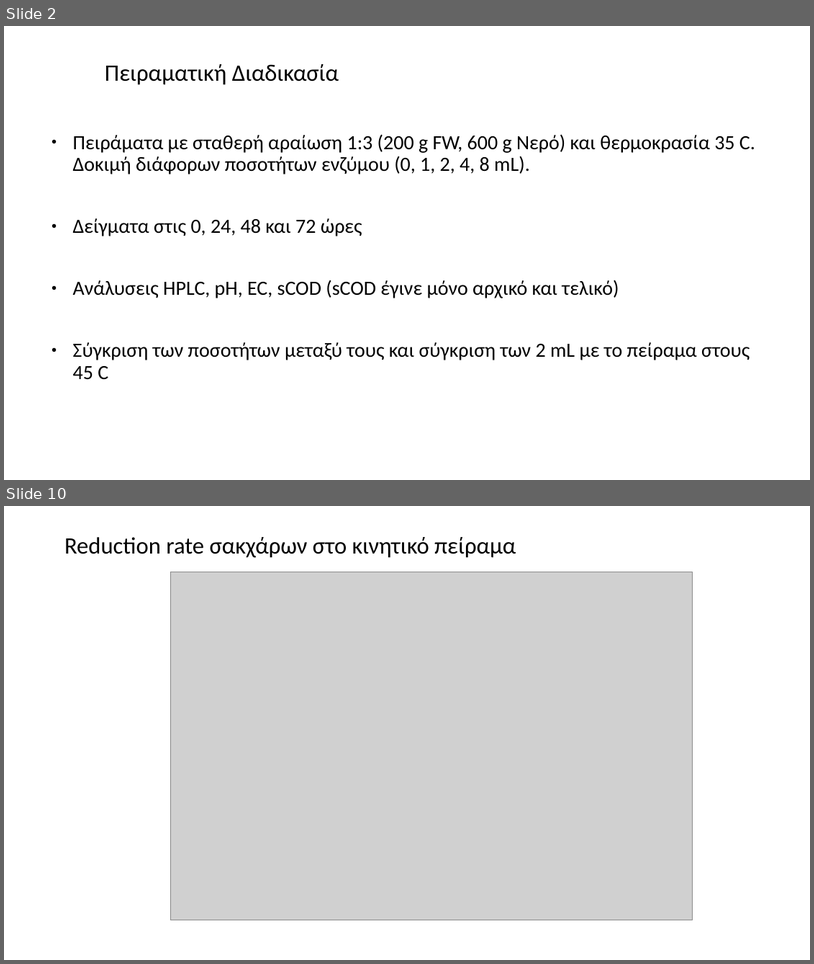
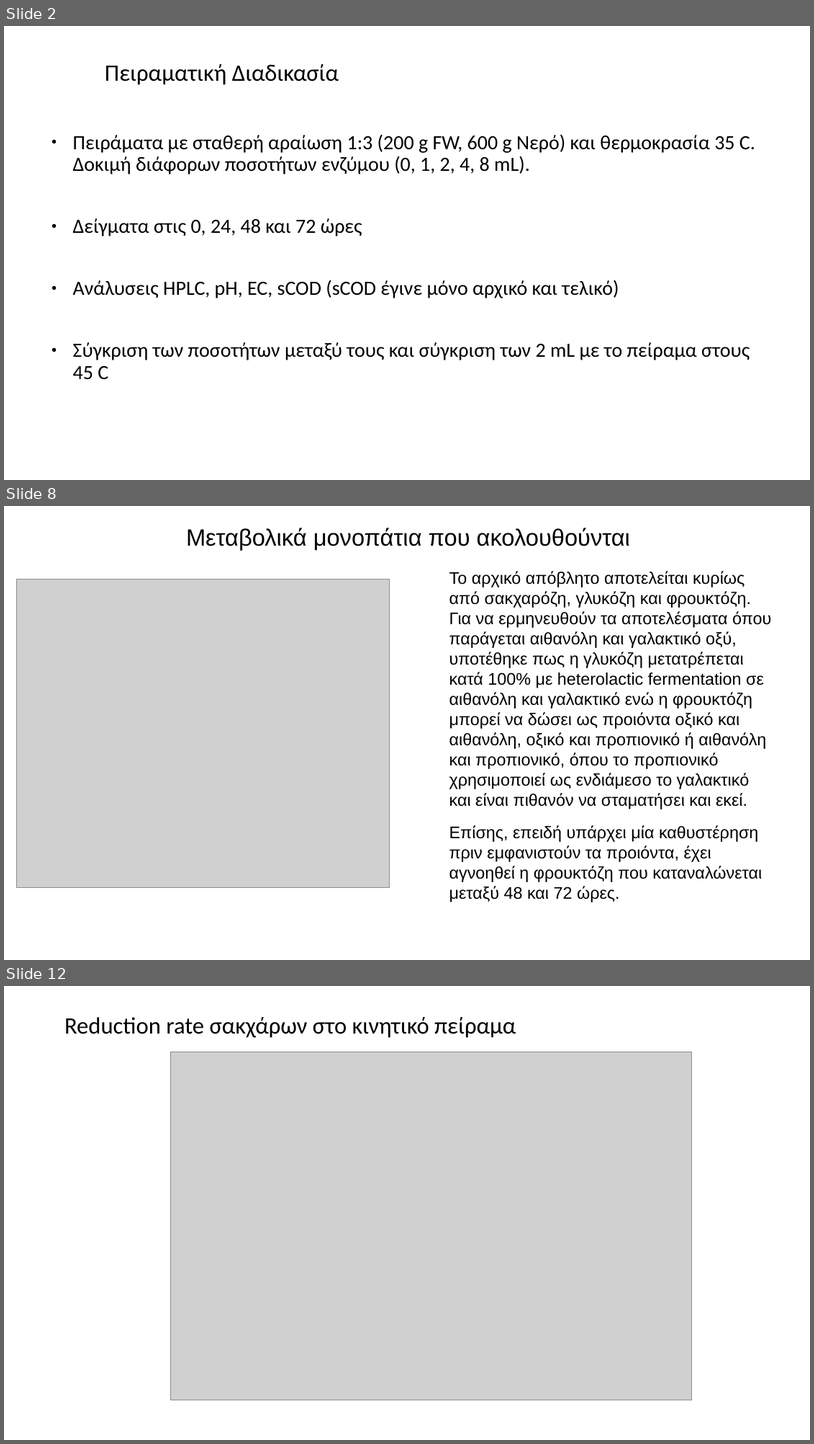
Before and after one commit to Vidianos-Giannitsis/masters-thesis, a slide deck: Reports/lab_scale_SSF_trial_2.pptx. Shown one above the other, each under a label of ours: slides 2 and 10 before the commit, slides 2, 8 and 12 after it; the slides between them are not shown. The pictures are 814x964 and 814x1444 pixels, drawn with LibreOffice and Linux fonts; fonts in the diff are those of the drawing; grey boxes stand for pictures. Boxes give left, top, right and bottom in pixels: in the first picture for what was removed or moved away, otherwise in the second. Text is boxed around its words. In the diff, an @@ line names an element or a change of style, - is before the commit and + after.

```diff
--- a/Reports/lab_scale_SSF_trial_2.pptx
+++ b/Reports/lab_scale_SSF_trial_2.pptx
@@ slide 8 added at bbox=[4, 506, 810, 960], background #FFFFFF @@
@@ title added at bbox=[186, 528, 630, 549], 28 pt, text #000000 @@
+Μεταβολικά μονοπάτια που ακολουθούνται
@@ picture added at bbox=[16, 579, 390, 887] @@
@@ text added at bbox=[450, 571, 772, 902], 20 pt, text #000000 @@
+Το αρχικό απόβλητο αποτελείται κυρίως από σακχαρόζη, γλυκόζη και φρουκτόζη. Για να ερμηνευθούν τα αποτελέσματα όπου παράγεται αιθανόλη και γαλακτικό οξύ, υποτέθηκε πως η γλυκόζη μετατρέπεται κατά 100% με heterolactic fermentation σε αιθανόλη και γαλακτικό ενώ η φρουκτόζη μπορεί να δώσει ως προιόντα οξικό και αιθανόλη, οξικό και προπιονικό ή αιθανόλη και προπιονικό, όπου το προπιονικό χρησιμοποιεί ως ενδιάμεσο το γαλακτικό και είναι πιθανόν να σταματήσει και εκεί.
+Επίσης, επειδή υπάρχει μία καθυστέρηση πριν εμφανιστούν τα προιόντα, έχει αγνοηθεί η φρουκτόζη που καταναλώνεται μεταξύ 48 και 72 ώρες.
@@ what was slide 10 is now slide 12 @@
```
Also in this commit, not shown: 5 slides changed, 8 other slides added, 4 slides removed, 19 other files.
